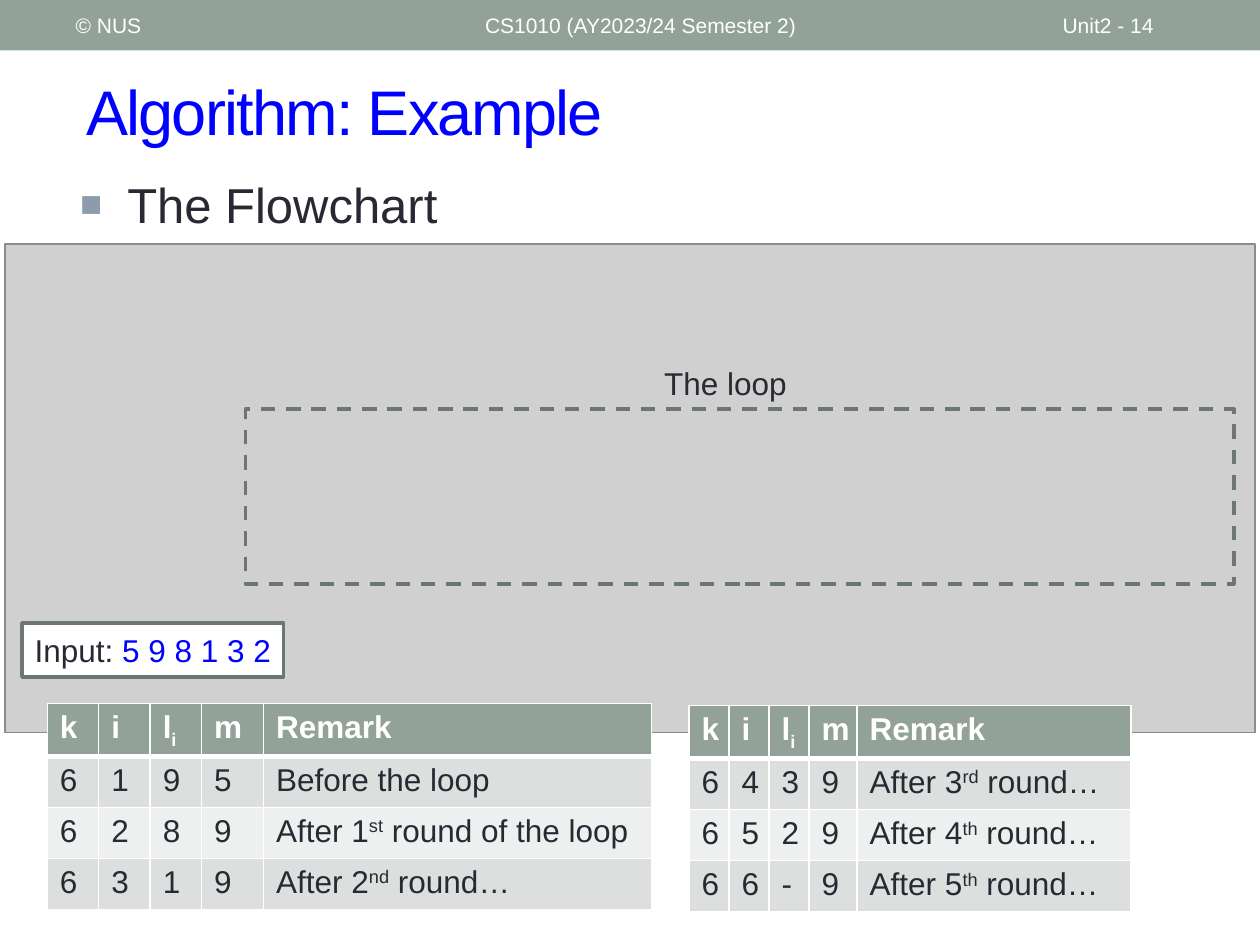
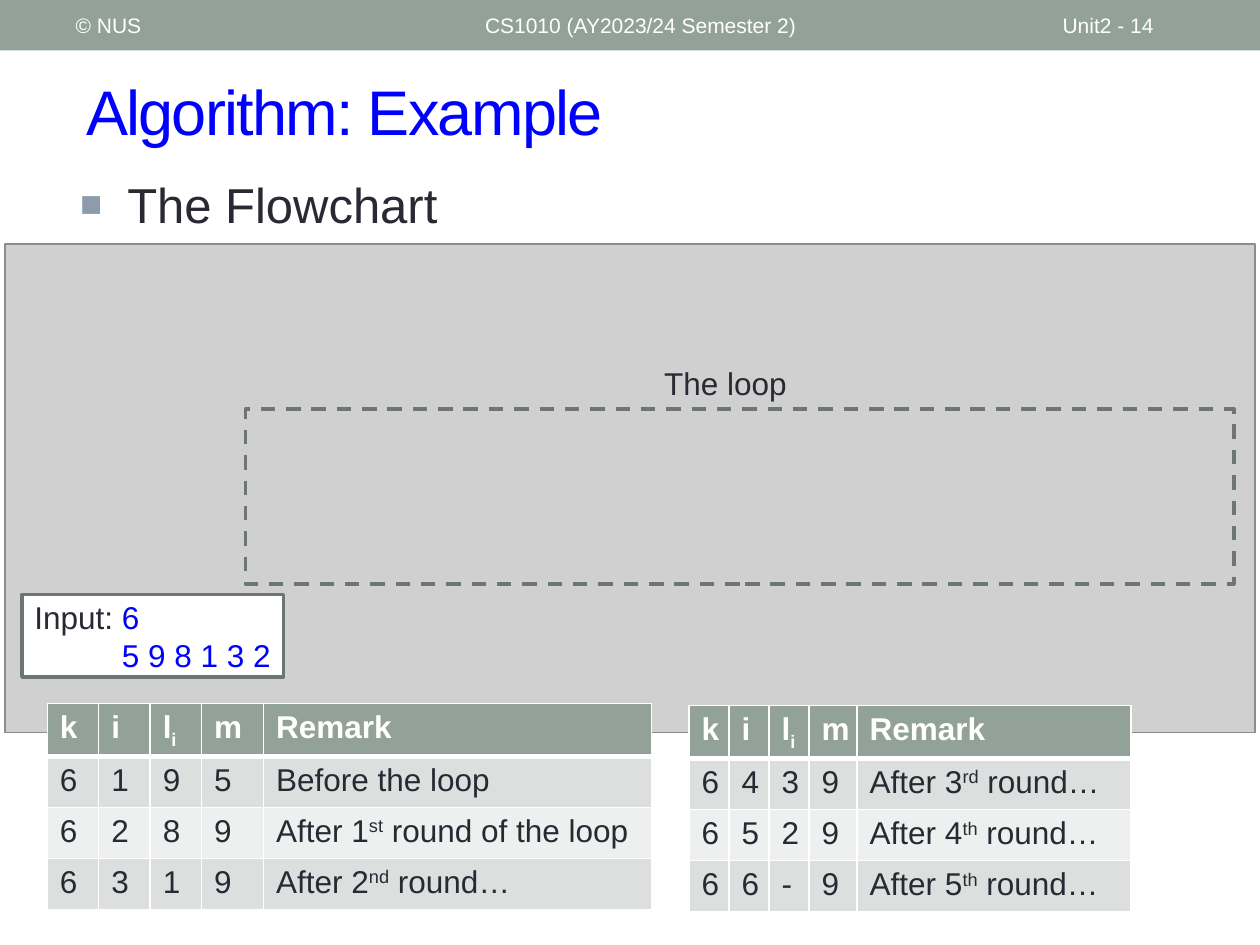
Before and after one commit to nus-cs1010-2425-s2/website, a slide deck: slide 14 of slides/Unit2_Computation Problems and Algorithms.pptx. Drawn at 1260x945 pixels with LibreOffice and Linux fonts; fonts in the diff are those of the drawing; grey boxes stand for pictures. Boxes give left, top, right and bottom in pixels: in the first picture for what was removed or moved away, otherwise in the second. Text is boxed around its words. In the diff, an @@ line names an element or a change of style, - is before the commit and + after.

```diff
--- a/slides/Unit2_Computation Problems and Algorithms.pptx
+++ b/slides/Unit2_Computation Problems and Algorithms.pptx
@@ rectangle "Input: 6 5 9 8 ...": place and size @@
-rectangle "Input: 6 5 9 8 ..." at <box>21,622,284,677</box>
+rectangle "Input: 6 5 9 8 ..." at <box>21,595,284,677</box>
@@ text in rectangle at <box>34,607,271,668</box>: text changed; text colour #292934 to #0000FF @@
-Input: 5 9 8 1 3 2
+Input: 6
+5 9 8 1 3 2
```
Also in this commit, not shown: 1 other slide changed, 18 other files.
